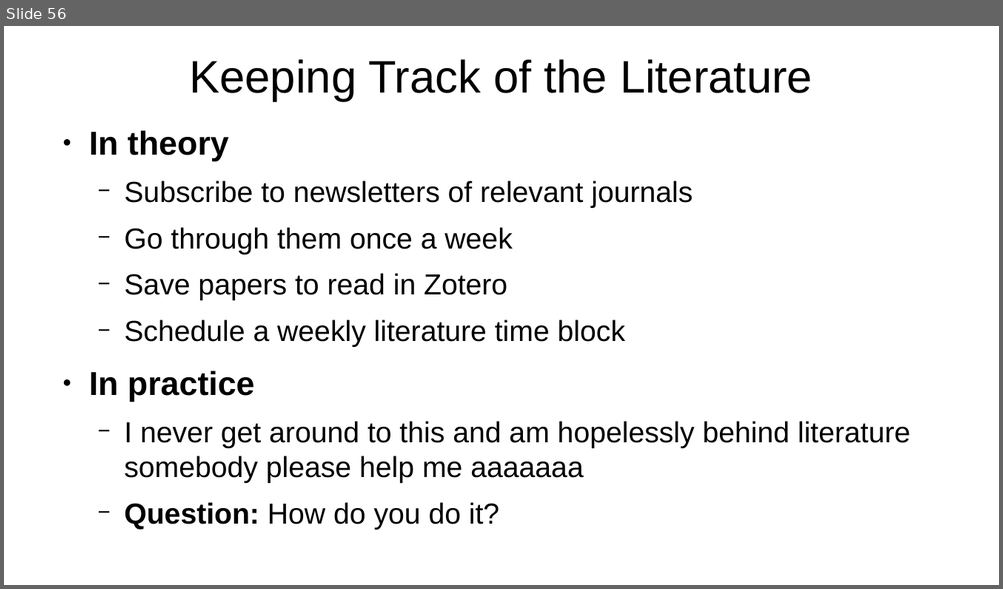
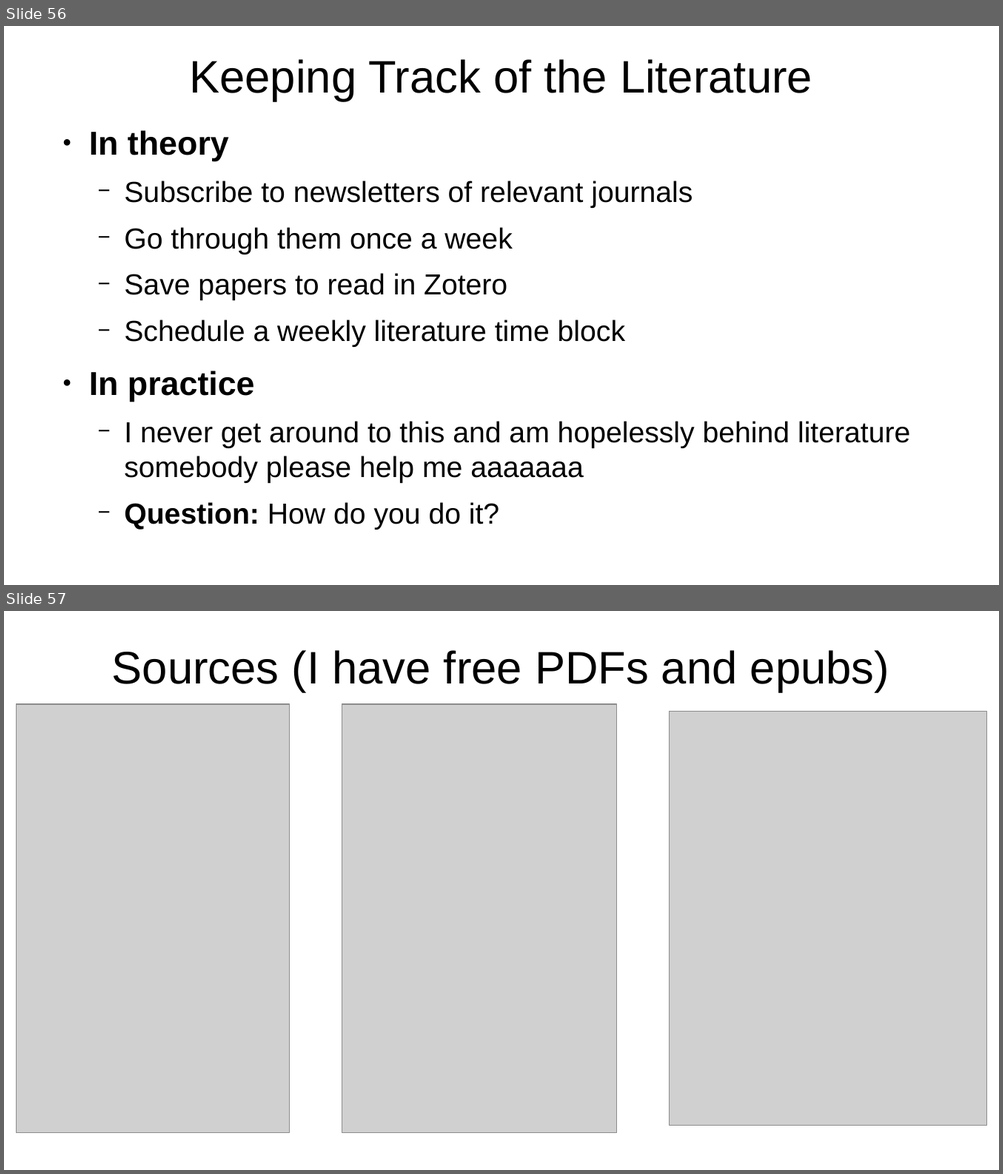
Before and after one commit to arnegevaert/SC26, a slide deck: personal_effectiveness.odp. Shown one above the other, each under a label of ours: slide 56 before the commit, slides 56 and 57 after it. The pictures are 1003x589 and 1003x1174 pixels, drawn with LibreOffice and Linux fonts; fonts in the diff are those of the drawing; grey boxes stand for pictures. Boxes give left, top, right and bottom in pixels: in the first picture for what was removed or moved away, otherwise in the second. Text is boxed around its words. In the diff, an @@ line names an element or a change of style, - is before the commit and + after.

```diff
--- a/personal_effectiveness.odp
+++ b/personal_effectiveness.odp
@@ slide 57 added at [4,611,999,1170], background #FFFFFF @@
@@ title added at [112,650,889,692], 44 pt, text #000000 @@
+Sources (I have free PDFs and epubs)
@@ picture added at [17,704,290,1133] @@
@@ picture added at [341,704,616,1133] @@
@@ picture added at [669,712,986,1126] @@
```
Also in this commit, not shown: 1 slide removed.
